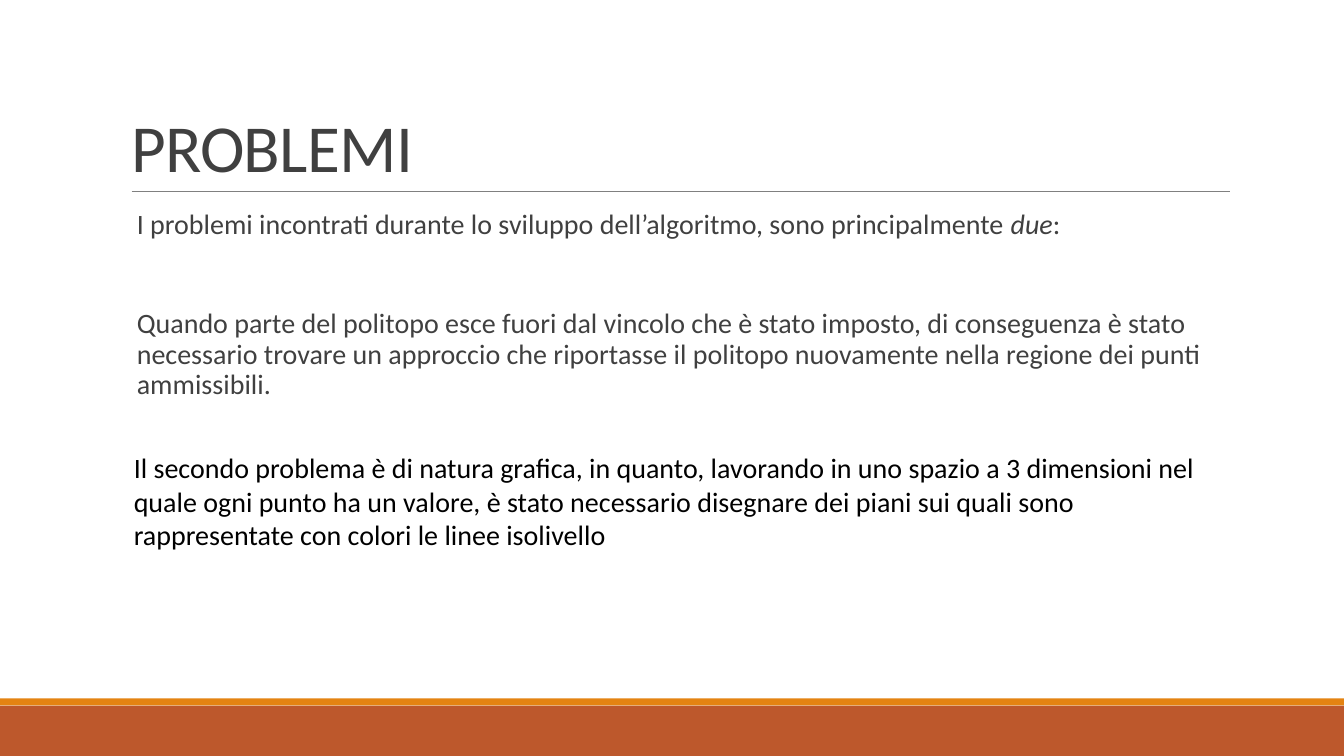
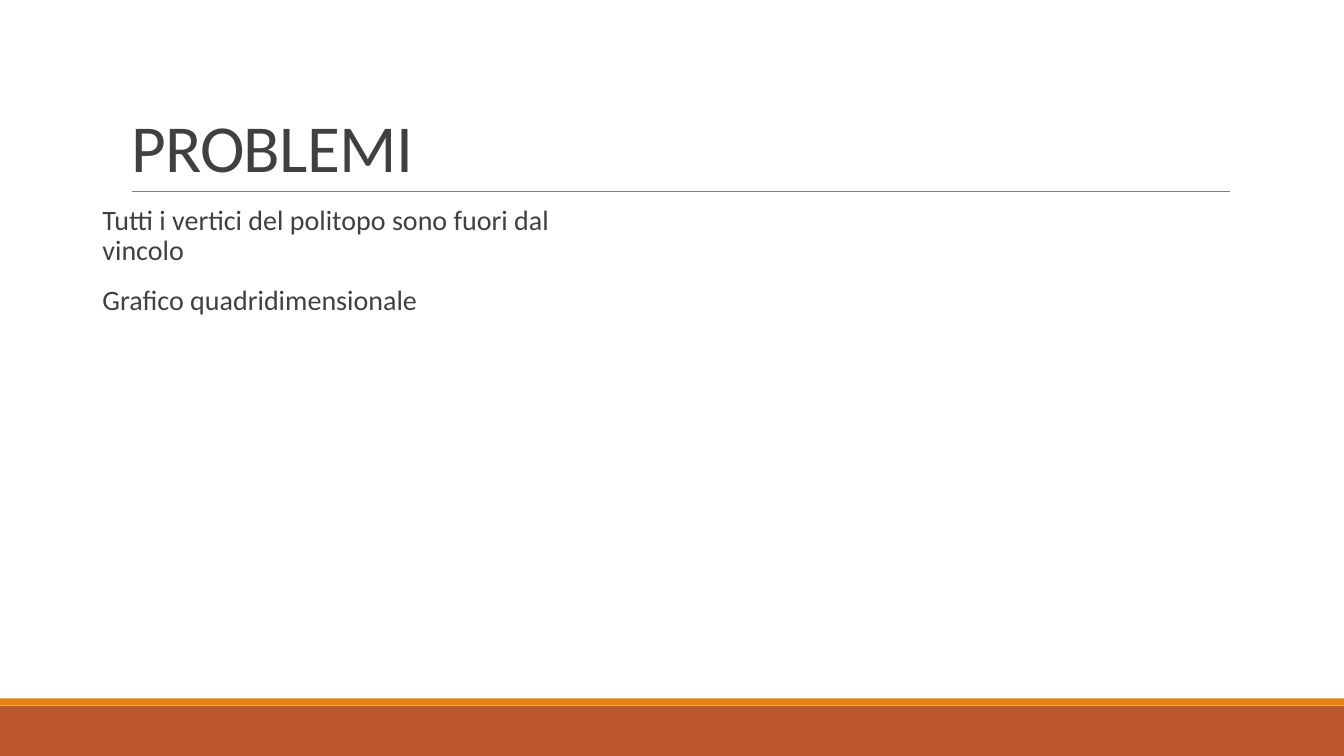
Before and after one commit to baldimario/Simplex, a slide deck: slide 10 of IDENTICAZIONE SISTEMA DI CARICHE PUNTIFORMI DA MISURE DI.pptx (slide 11 before the commit). Drawn at 1344x756 pixels with LibreOffice and Linux fonts; fonts in the diff are those of the drawing. Boxes give left, top, right and bottom in pixels: in the first picture for what was removed or moved away, otherwise in the second. Text is boxed around its words. In the diff, an @@ line names an element or a change of style, - is before the commit and + after.

```diff
--- a/IDENTICAZIONE SISTEMA DI CARICHE PUNTIFORMI DA MISURE DI.pptx
+++ b/IDENTICAZIONE SISTEMA DI CARICHE PUNTIFORMI DA MISURE DI.pptx
@@ text at (102,210,549,315): text changed @@
-  I problemi incontrati durante lo sviluppo dell’algoritmo, sono principalmente due:
-  Quando parte del politopo esce fuori dal vincolo che è stato imposto, di conseguenza è stato necessario trovare un approccio che riportasse il politopo nuovamente nella regione dei punti ammissibili.
+  Tutti i vertici del politopo sono fuori dal vincolo
+  Grafico quadridimensionale
@@ text removed at (134,458,1193,550) @@
-Il secondo problema è di natura grafica, in quanto, lavorando in uno spazio a 3 dimensioni nel quale ogni punto ha un valore, è stato necessario disegnare dei piani sui quali sono rappresentate con colori le linee isolivello
```
Also in this commit, not shown: 8 other slides changed, 2 slides added, 3 slides removed, 2 other files.
